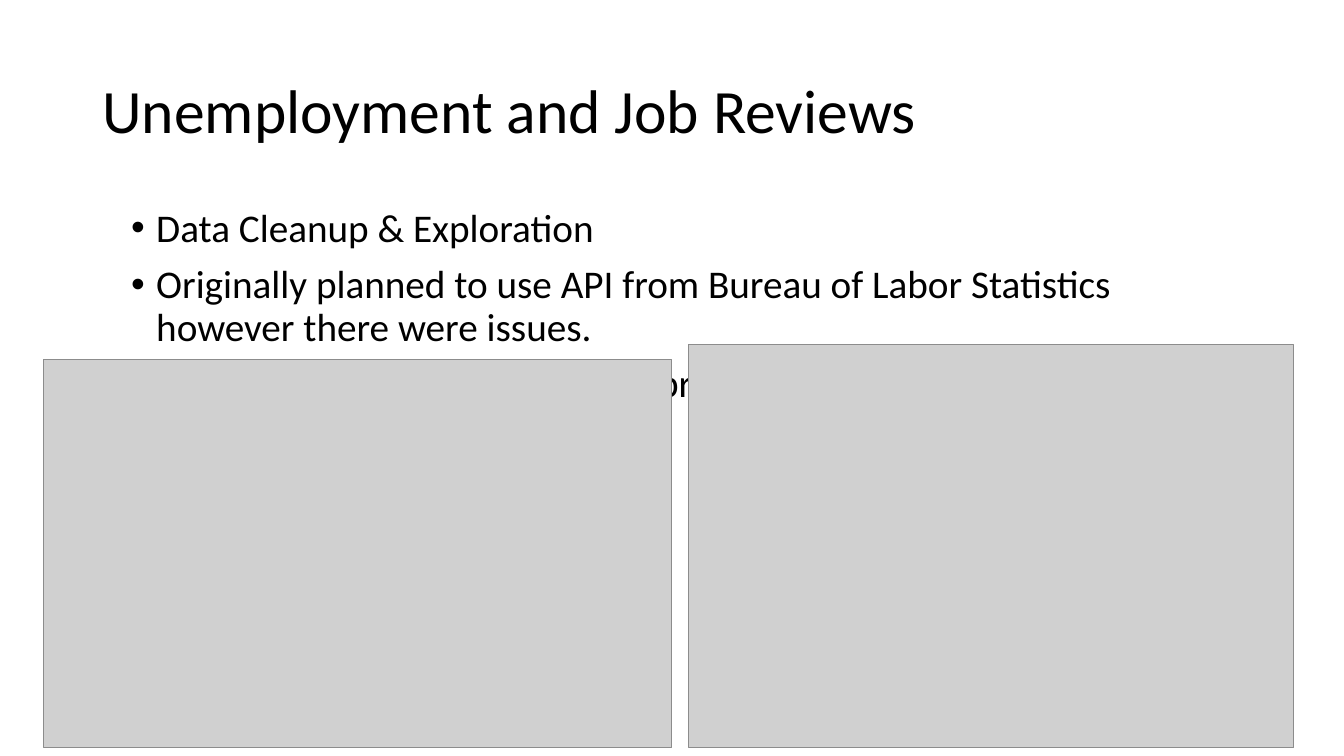
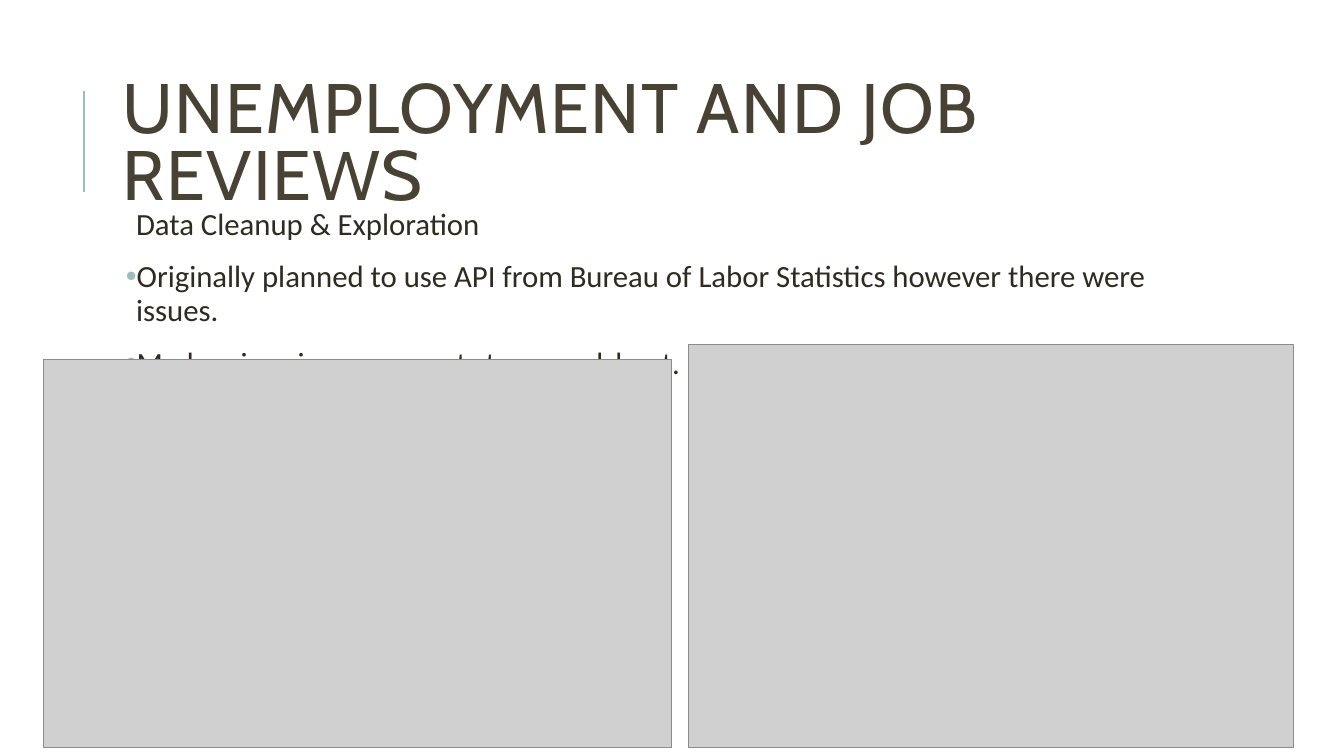
Before and after one commit to annabl38/Project_1, a slide deck: slide 17 of Happy People Presentation.pptx (slide 3 before the commit). Drawn at 1344x756 pixels with LibreOffice and Linux fonts; fonts in the diff are those of the drawing; grey boxes stand for pictures. Boxes give left, top, right and bottom in pixels: in the first picture for what was removed or moved away, otherwise in the second. Text is boxed around its words. In the diff, an @@ line names an element or a change of style, - is before the commit and + after.

```diff
--- a/Happy People Presentation.pptx
+++ b/Happy People Presentation.pptx
@@ title at (123,83,977,216): text changed; size 44 to 50 pt; font Calibri to Cabin; text colour #000000 to #474233 @@
-Unemployment and Job Reviews
+UNEMPLOYMENT AND JOB REVIEWS
@@ line added from (84, 192) to (84, 91), #9CBEBD 1.5 pt @@
@@ text "Data Cleanup & Exploration" at (136,213,1145,382): size 28 to 22 pt, text colour #000000 to #2E2B21; bullet • to  ; more space between paragraphs; indent changed @@
```
Also in this commit, not shown: 5 other slides changed, 20 slides added.
